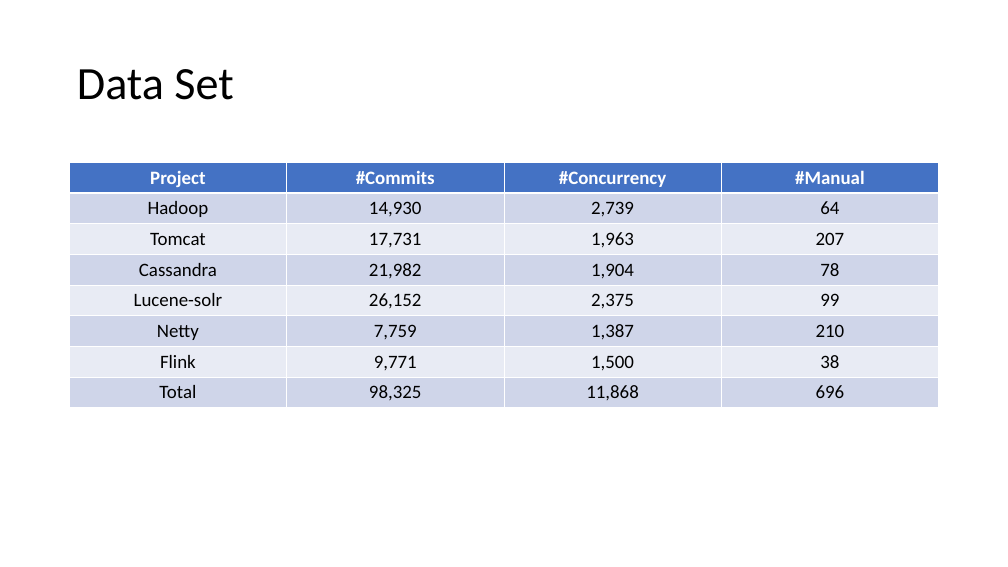
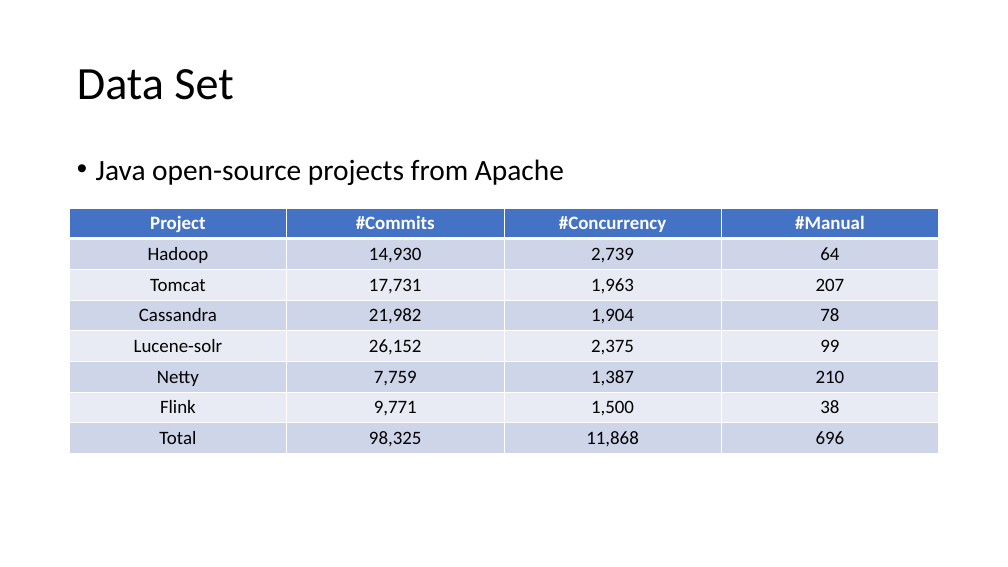
Before and after one commit to qwordy/Research, a slide deck: slide 8 of ppt/How do Programmers Maintain Concurrent Code.pptx (slide 4 before the commit). Drawn at 1008x567 pixels with LibreOffice and Linux fonts; fonts in the diff are those of the drawing. Boxes give left, top, right and bottom in pixels: in the first picture for what was removed or moved away, otherwise in the second. Text is boxed around its words. In the diff, an @@ line names an element or a change of style, - is before the commit and + after.

```diff
--- a/ppt/How do Programmers Maintain Concurrent Code.pptx
+++ b/ppt/How do Programmers Maintain Concurrent Code.pptx
@@ text added at [96, 159, 564, 185], 28 pt, text #000000 @@
+• Java open-source projects from Apache
@@ table: place and size @@
-table at [70, 163, 941, 408]
+table at [70, 208, 941, 453]
```
Also in this commit, not shown: 2 other slides changed, 9 slides added.
